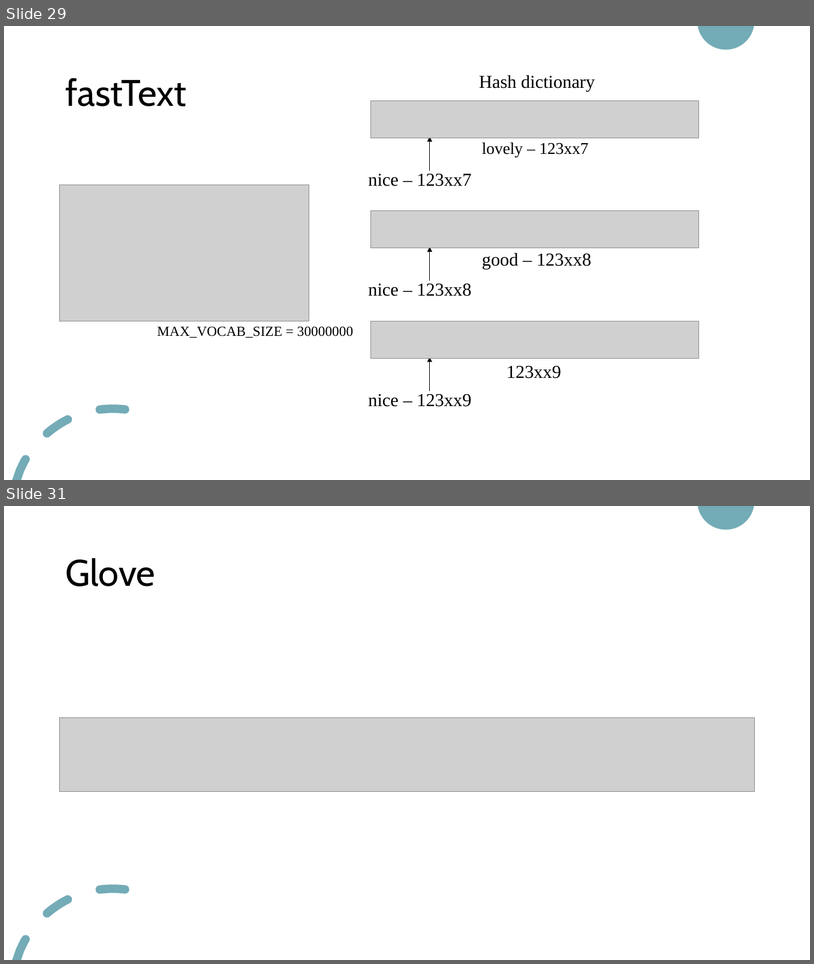
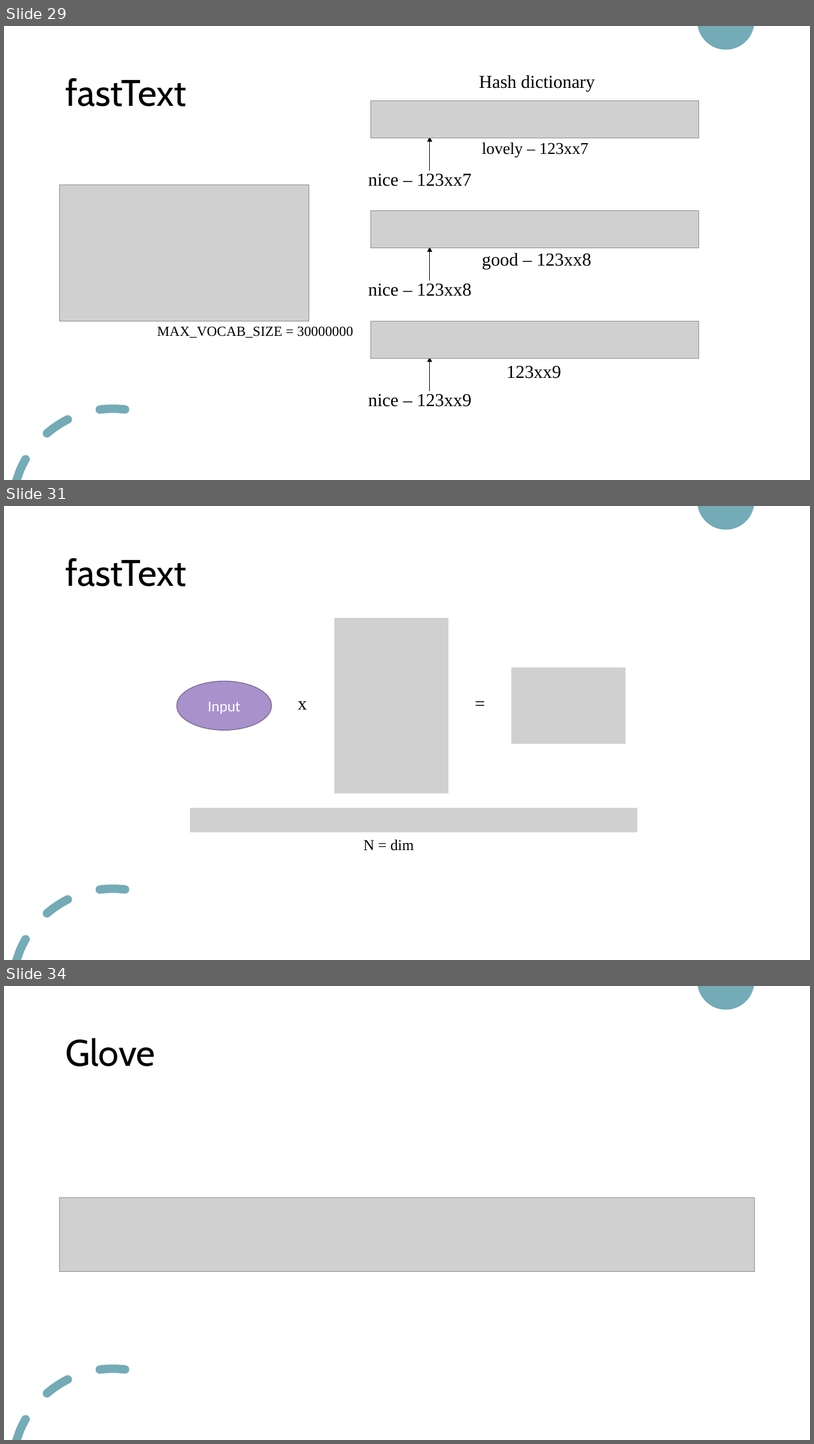
Before and after one commit to nguyenduyhanlam/NLP_Mid, a slide deck: Word representation.pptx. Shown one above the other, each under a label of ours: slides 29 and 31 before the commit, slides 29, 31 and 34 after it; the slides between them are not shown. The pictures are 814x964 and 814x1444 pixels, drawn with LibreOffice and Linux fonts; fonts in the diff are those of the drawing; grey boxes stand for pictures. Boxes give left, top, right and bottom in pixels: in the first picture for what was removed or moved away, otherwise in the second. Text is boxed around its words. In the diff, an @@ line names an element or a change of style, - is before the commit and + after.

```diff
--- a/Word representation.pptx
+++ b/Word representation.pptx
@@ slide 31 added at bbox=[4, 506, 810, 960], background #FFFFFF; not listed: 2 template elements that a slide beside it also shows @@
@@ title added at bbox=[65, 558, 186, 586], 44 pt, text #000000 @@
+fastText
@@ group added at bbox=[177, 618, 638, 850]: 3 pictures, 3 texts, 1 ellipse @@
+Input
+x
+=
+N = dim
@@ what was slide 31 is now slide 34 @@
```
Also in this commit, not shown: 3 slides changed, 2 other slides added.
